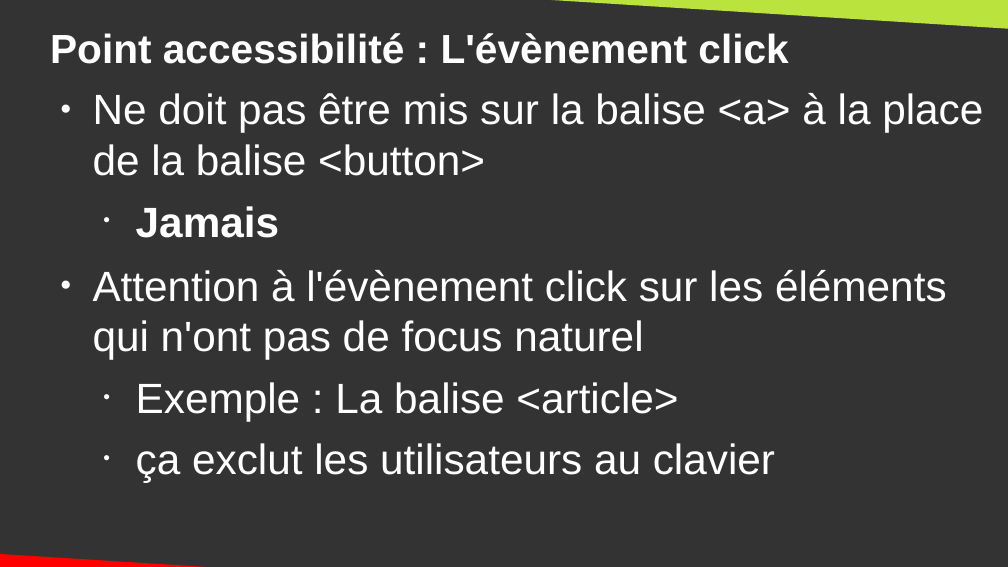
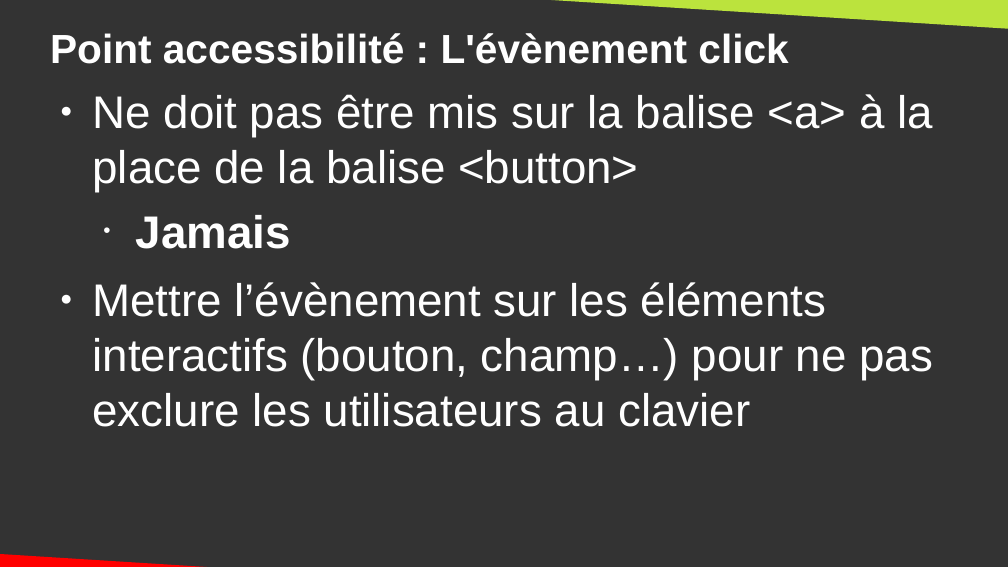
Before and after one commit to DanYellow/cours, a slide deck: slide 64 of integration-web-s2/travaux-pratiques/numero-5/presentation.odp (slide 60 before the commit). Drawn at 1008x567 pixels with LibreOffice and Linux fonts; fonts in the diff are those of the drawing. Boxes give left, top, right and bottom in pixels: in the first picture for what was removed or moved away, otherwise in the second. Text is boxed around its words. In the diff, an @@ line names an element or a change of style, - is before the commit and + after.

```diff
--- a/integration-web-s2/travaux-pratiques/numero-5/presentation.odp
+++ b/integration-web-s2/travaux-pratiques/numero-5/presentation.odp
@@ text at (x1=93, y1=94, x2=933, y2=249): size 33.3 to 36 pt in "Ne doit pas être mis sur la ...", "Jamais" @@
@@ text at (x1=93, y1=282, x2=933, y2=427): text changed; size 33.3 to 36 pt @@
-● Attention à l'évènement click sur les éléments qui n'ont pas de focus naturel
-  • Exemple : La balise <article>
-  • ça exclut les utilisateurs au clavier
+● Mettre l’évènement sur les éléments interactifs (bouton, champ…) pour ne pas exclure les utilisateurs au clavier
```
Also in this commit, not shown: 31 other slides changed, 7 slides added, 3 slides removed, 6 other files.
